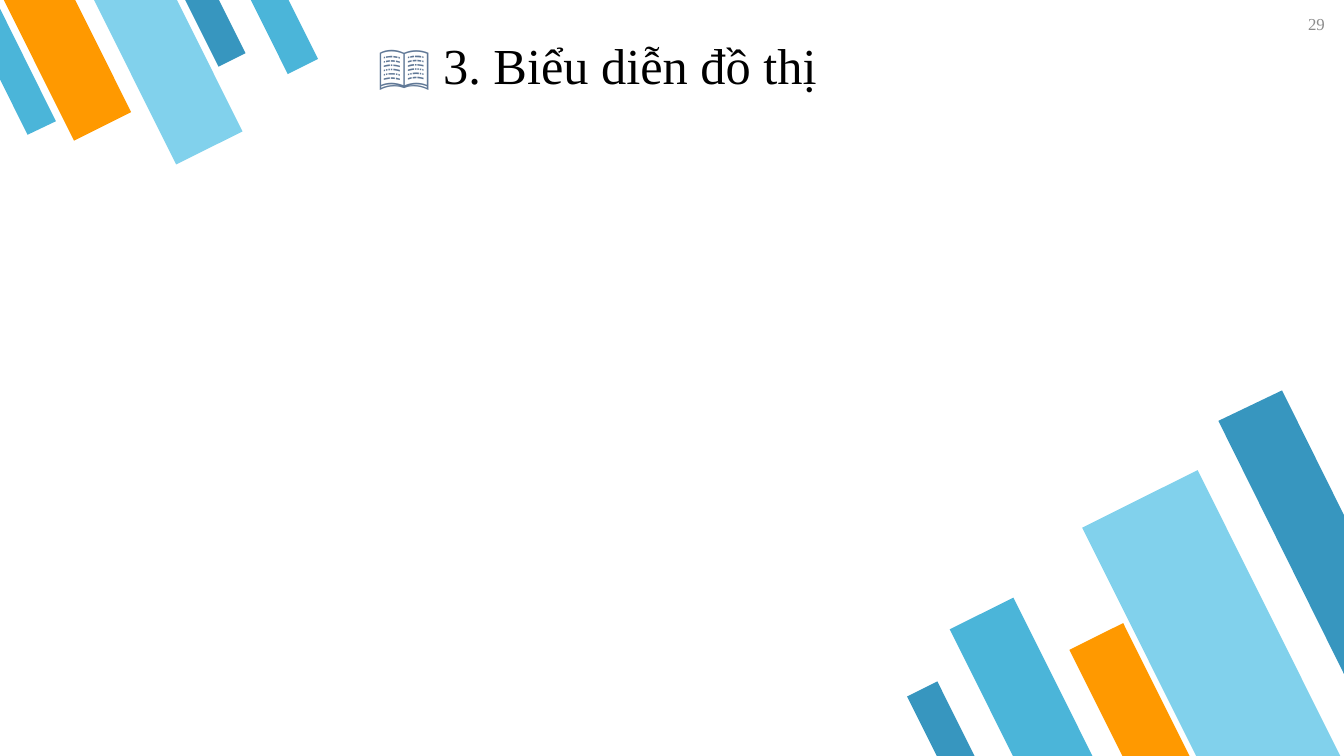
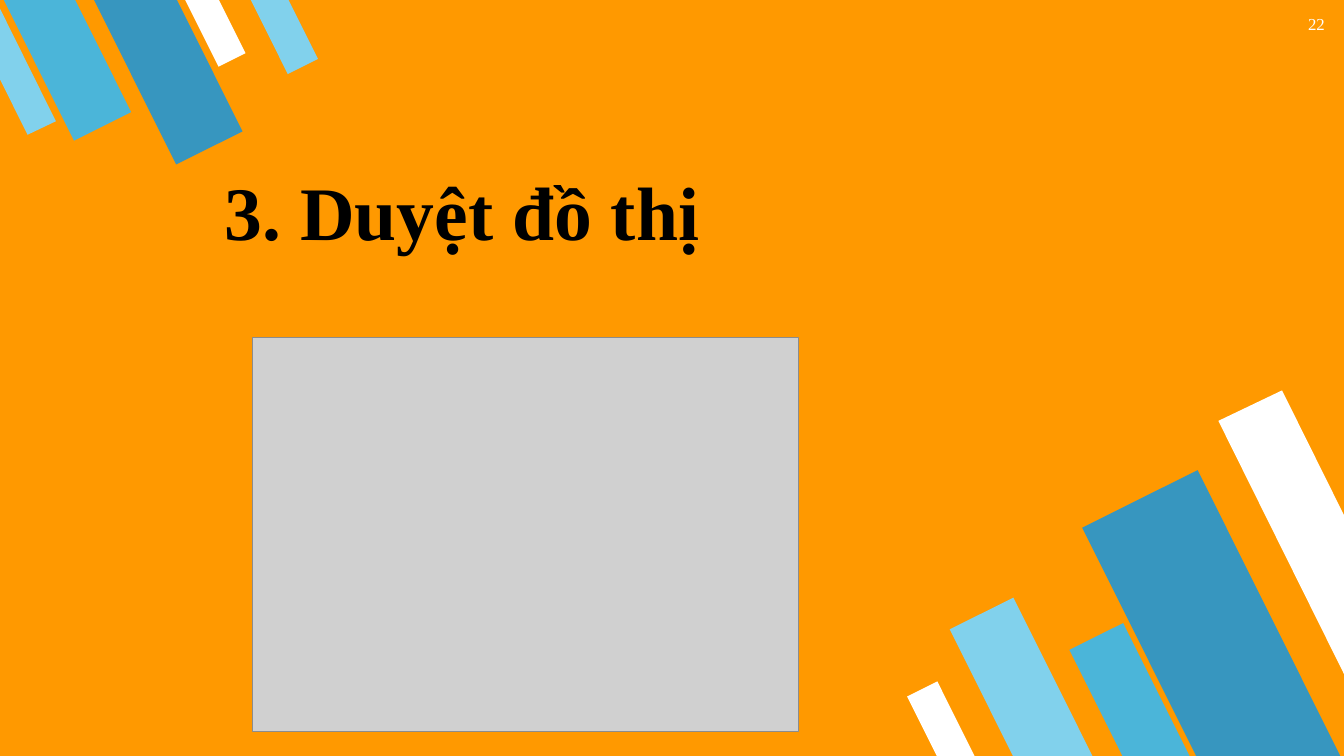
Before and after one commit to Nhom006/Nhom006, a slide deck: slide 22 of Bai_thuyet_trinh/graph.pptx (slide 29 before the commit). Drawn at 1344x756 pixels with LibreOffice and Linux fonts; fonts in the diff are those of the drawing; grey boxes stand for pictures. Boxes give left, top, right and bottom in pixels: in the first picture for what was removed or moved away, otherwise in the second. Text is boxed around its words. In the diff, an @@ line names an element or a change of style, - is before the commit and + after.

```diff
--- a/Bai_thuyet_trinh/graph.pptx
+++ b/Bai_thuyet_trinh/graph.pptx
@@ background #FFFFFF to #FF9900 @@
@@ fill #4BB5D9 to #81D1EC in 3 elements at (950,597,1093,756), (250,0,317,74), (0,9,55,135) @@
@@ flow chart manual input at (3,0,131,141): fill #FF9900 to #4BB5D9 @@
@@ flow chart manual input at (94,0,243,165): fill #81D1EC to #3796BF @@
@@ fill #3796BF to #FFFFFF in 3 elements at (908,682,975,756), (1219,390,1344,674), (186,0,246,66) @@
@@ page number at (1308,19,1325,30): text changed; text colour #8C8C8C to #FFFFFF @@
-29
+22
@@ text removed at (443,46,816,93) @@
-📖 3. Biểu diễn đồ thị
@@ title added at (225,185,699,255), 54 pt, text #000000, bold @@
+3. Duyệt đồ thị
@@ picture added at (253,338,800,732) @@
@@ flow chart manual input at (1083,470,1341,756): fill #81D1EC to #3796BF @@
@@ flow chart manual input at (1070,623,1191,756): fill #FF9900 to #4BB5D9 @@
```
Also in this commit, not shown: 13 other slides changed, 44 slides added, 22 slides removed, 1 other file.
